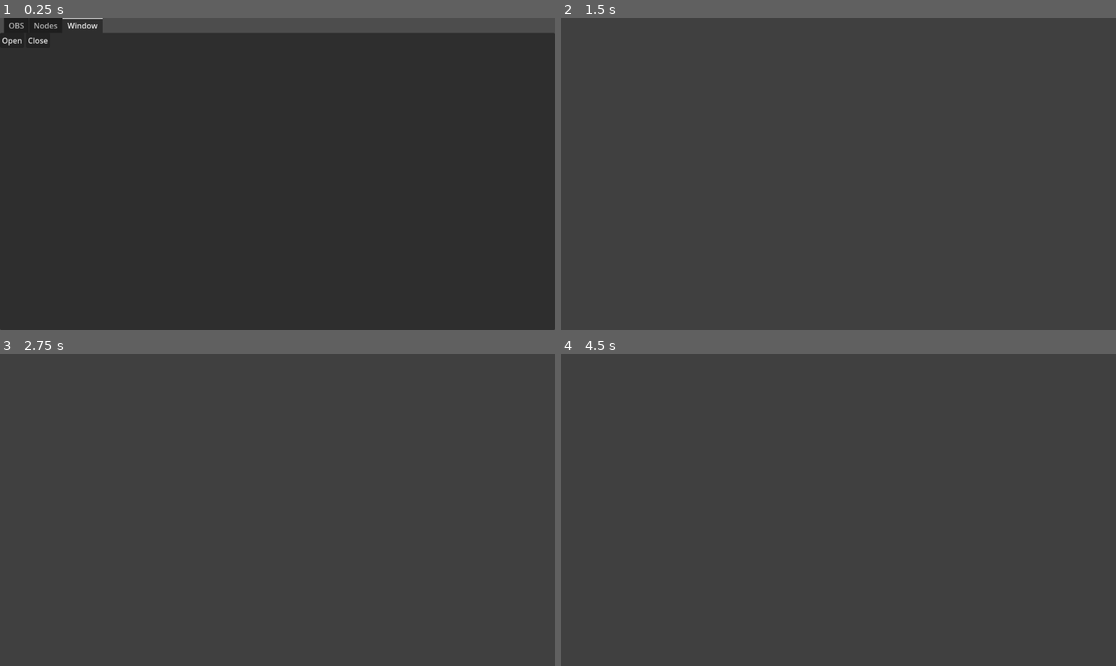
Above: before the commit, frames 1-4 (two rows, left to right).
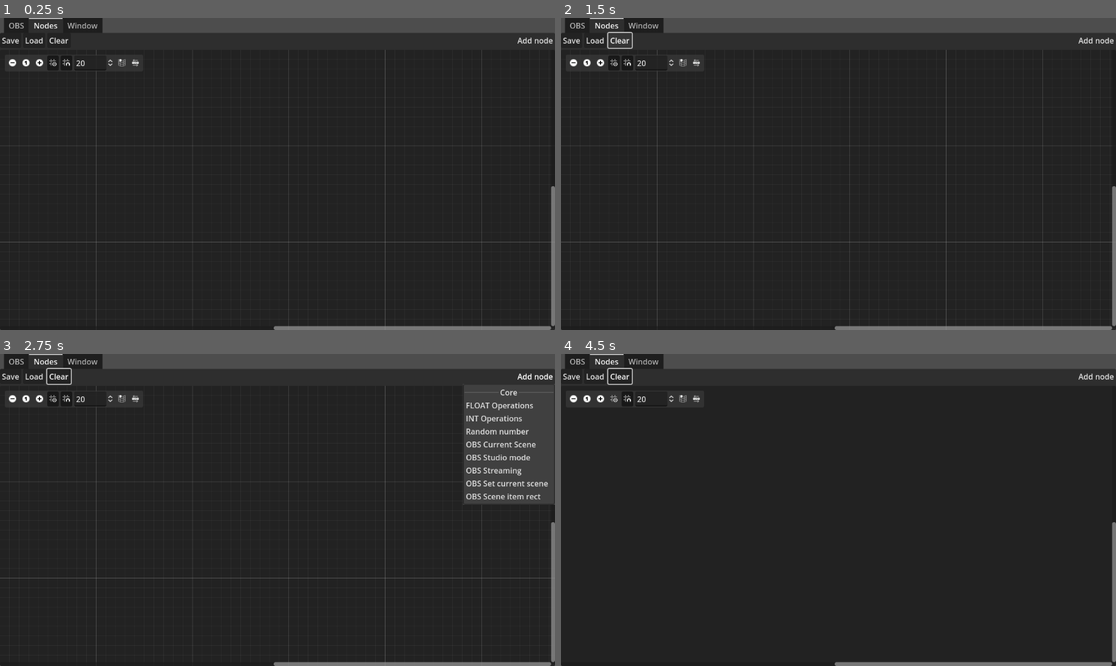
Above: after the commit, the same moments.

Repository: open-source-church/hirondelle-godot
Game: Godot game, scene res://scenes/controls/test.tscn
Two runs of this game, one before a commit and one after it. Both use one fixed random seed, a clock stepped at 60 frames per second and the inputs below. The project has no main scene, so this scene is started directly.
Inputs (mouse positions are in pixels of both pictures, inside the frame that each line leads up to):
- Up to frame 1 (0.25 s): no input
- Up to frame 2 (1.5 s): click (572, 39) at 0.5 s, where only the run before the commit has a clickable "Open"; click (622, 39) at 1.25 s, where only the run after the commit has a clickable "Clear"
- Up to frame 3 (2.75 s): click (532, 375) at 2 s, where only the run after the commit has a clickable "Add node"
- Up to frame 4 (4.5 s): click (572, 397) at 2.77 s; click (599, 397) at 3.52 s; click (616, 397) at 4.27 s

The runs differ from the first frame. In frame 1, 1.9% of the frame differs, in the area x 0-100%, y 0-100%; in frame 2, 82%; in frame 3, 77%; in frame 4, 90%.

Commit message:
Tweaks nodes, add Vec2, better options

Diff:
--- a/globals/global.gd
+++ b/globals/global.gd
@@ -13,5 +13,6 @@
 	preload("res://scenes/nodes/OBS/node_obs_current_scene_changed.gd"),
 	preload("res://scenes/nodes/OBS/node_obs_studio_mode.gd"),
 	preload("res://scenes/nodes/OBS/node_obs_streaming.gd"),
-	preload("res://scenes/nodes/OBS/node_obs_set_current_scene.gd")
+	preload("res://scenes/nodes/OBS/node_obs_set_current_scene.gd"),
+	preload("res://scenes/nodes/OBS/node_obs_scene_item_rect.gd")
 ]
--- a/scenes/controls/test.tscn
+++ b/scenes/controls/test.tscn
@@ -33,14 +33,13 @@
 anchor_bottom = 1.0
 grow_horizontal = 2
 grow_vertical = 2
-current_tab = 2
+current_tab = 1
 
 [node name="OBS" parent="TabContainer" instance=ExtResource("2_v0q7l")]
 visible = false
 layout_mode = 2
 
 [node name="Nodes" type="VBoxContainer" parent="TabContainer"]
-visible = false
 layout_mode = 2
 metadata/_tab_index = 1
 
@@ -89,6 +88,7 @@
 texture = SubResource("GradientTexture2D_xb823")
 
 [node name="Window" parent="TabContainer" instance=ExtResource("5_65jdw")]
+visible = false
 layout_mode = 2
 
 [connection signal="child_entered_tree" from="TabContainer/Nodes/GraphEdit" to="TabContainer/Nodes/GraphEdit" method="on_child_enter_tree"]
--- a/scenes/nodes/OBS/node_obs_current_scene_changed.gd
+++ b/scenes/nodes/OBS/node_obs_current_scene_changed.gd
@@ -22,6 +22,12 @@
 	}
 	G.OBS.current_program_scene_changed.connect(_program_scene_changed)
 	G.OBS.current_preview_scene_changed.connect(_preview_scene_changed)
+	var _scene = await G.OBS.send_request("GetCurrentProgramScene")
+	if _scene:
+		VALS.program.value = _scene.sceneName
+	_scene = await G.OBS.send_request("GetCurrentPreviewScene")
+	if _scene:
+		VALS.program.value = _scene.sceneName
 
 func _program_scene_changed(new_name, _uuid):
 	VALS.program.value = new_name
--- /dev/null
+++ b/scenes/nodes/OBS/node_obs_scene_item_rect.gd
@@ -0,0 +1,72 @@
+extends HBaseNode
+
+static var _title = "OBS Scene item rect"
+static var _type = "obs/scene_item_rect"
+
+func _init() -> void:
+	title = _title
+	type = _type
+	COMPONENTS = {
+		"scene": Port.new({
+			"type": G.graph.TYPES.TEXT,
+			"side": INPUT
+		}),
+		"source": Port.new({
+			"type": G.graph.TYPES.TEXT,
+			"side": INPUT
+		}),
+		"itemId": Port.new({
+			"type": G.graph.TYPES.INT,
+			"side": INPUT
+		}),
+		"pos": Port.new({
+			"type": G.graph.TYPES.VEC2,
+			"side": OUTPUT,
+		}),
+		"size": Port.new({
+			"type": G.graph.TYPES.VEC2,
+			"side": OUTPUT
+		}),
+		"bounds": Port.new({
+			"type": G.graph.TYPES.VEC2,
+			"side": OUTPUT
+		}),
+	}
+
+	G.OBS.scene_list_changed.connect(_update_scene_list)
+	var r = await G.OBS.send_request("GetSceneList")
+	_update_scene_list(r.scenes)
+
+
+func _update_scene_list(scenes : Array):
+	scenes.reverse()
+	VALS.scene.options = scenes.map(func (s): return s.sceneName)
+
+var _last_sceneItemId
+func update() -> void:
+	# Update scene items
+	var r = await G.OBS.send_request("GetSceneItemList", { "sceneName": VALS.scene.value })
+
+	if r and _last_port_changed == "scene":
+		VALS.source.options = r.sceneItems.map(func (s): return s.sourceName )
+		VALS.itemId.options = r.sceneItems.map(func (s): return s.sceneItemId )
+
+	# Sync sourceName and sceneItemId
+	if r and _last_port_changed == "source":
+		VALS.itemId.value = r.sceneItems.filter(func (i): return i.sourceName == VALS.source.value).front().sceneItemId
+	elif r and _last_port_changed == "itemId":
+		VALS.source.value = r.sceneItems.filter(func (i): return i.sceneItemId == VALS.itemId.value).front().sourceName
+
+	if _last_port_changed in ["pos", "size"]:
+		pass
+	else:
+		var rect = await G.OBS.send_request("GetSceneItemTransform", { "sceneName": VALS.scene.value, "sceneItemId": VALS.itemId.value })
+		if rect:
+			VALS.pos.value = Vector2(rect.sceneItemTransform.positionX, rect.sceneItemTransform.positionY)
+			VALS.size.value = Vector2(
+				rect.sceneItemTransform.width -
+					(rect.sceneItemTransform.cropLeft + rect.sceneItemTransform.cropRight) * rect.sceneItemTransform.scaleX,
+				rect.sceneItemTransform.height -
+					(rect.sceneItemTransform.cropTop + rect.sceneItemTransform.cropBottom) * rect.sceneItemTransform.scaleY
+			)
+			VALS.bounds.value = Vector2(rect.sceneItemTransform.boundsWidth, rect.sceneItemTransform.boundsHeight)
--- a/scenes/nodes/OBS/node_obs_set_current_scene.gd
+++ b/scenes/nodes/OBS/node_obs_set_current_scene.gd
@@ -30,6 +30,7 @@
 	_update_scene_list(r.scenes)
 
 func _update_scene_list(scenes : Array):
+	scenes.reverse()
 	VALS.program.options = scenes.map(func (s): return s.sceneName)
 	VALS.preview.options = scenes.map(func (s): return s.sceneName)
 
--- a/scenes/nodes/base_node.gd
+++ b/scenes/nodes/base_node.gd
@@ -66,7 +66,7 @@
 			slot.value = c.default
 		VALS[_name] = slot
 		if c.side in [INPUT, BOTH, NONE]:
-			slot.value_changed.connect(_update, CONNECT_DEFERRED)
+			slot.value_changed.connect(_update.bind(_name), CONNECT_DEFERRED)
 		if c.side in [OUTPUT, BOTH]:
 			slot.value_changed.connect(propagate_value.bind(_name), CONNECT_DEFERRED)
 
@@ -84,6 +84,8 @@
 
 	update()
 	update_slots()
+
+	print("Finished setup")
 
 func on_port_clicked(port_name : String) -> void:
 	var val = VALS[port_name]
@@ -108,11 +110,13 @@
 			set_slot_color_right(slot_index, G.graph.colors[c.type])
 			slot_index += 1
 
-func _update() -> void:
+var _last_port_changed := ""
+func _update(_last_changed := "") -> void:
 	#await get_tree().process_frame
 	#print(Time.get_ticks_msec(), " _UPDATE")
 
 	# Process node values
+	_last_port_changed = _last_changed
 	update()
 
 	# If necessary
--- a/scenes/nodes/core/node_operator_float.gd
+++ b/scenes/nodes/core/node_operator_float.gd
@@ -8,7 +8,7 @@
 	type = _type
 	COMPONENTS = {
 		"operator": Port.new({
-			"type": G.graph.TYPES.TEXT_LIST,
+			"type": G.graph.TYPES.TEXT,
 			"default": "Add",
 			"side": NONE,
 			"options": ["Add", "Substract", "Multiply", "Divide", "Power"]
--- a/scenes/nodes/core/node_operator_int.gd
+++ b/scenes/nodes/core/node_operator_int.gd
@@ -9,7 +9,7 @@
 	type = _type
 	COMPONENTS = {
 		"operator": Port.new({
-			"type": G.graph.TYPES.TEXT_LIST,
+			"type": G.graph.TYPES.TEXT,
 			"default": "Add",
 			"side": NONE,
 			"options": ["Add", "Substract", "Multiply", "Divide", "Modulo", "Power"]
--- a/scenes/nodes/graph_edit_test.gd
+++ b/scenes/nodes/graph_edit_test.gd
@@ -21,7 +21,8 @@
 	TYPES.INT: Color.YELLOW,
 	TYPES.COLOR: Color.BLUE,
 	TYPES.FLOAT: Color.ORANGE,
-	TYPES.BOOL: Color.PURPLE
+	TYPES.BOOL: Color.CYAN,
+	TYPES.VEC2: Color.BROWN
 }
 
 @export var add_node_button : MenuButton
--- a/scenes/nodes/ports/base_port.gd
+++ b/scenes/nodes/ports/base_port.gd
@@ -14,6 +14,7 @@
 @onready var label: Label = $Label
 @onready var label_flow: Label = $LabelFlow
 @onready var label_flow_2: Label = $LabelFlow2
+@onready var vec_2: HBoxContainer = $Vec2
 
 enum SIDE { INPUT, OUTPUT, BOTH, NONE }
 @export var side : SIDE:
@@ -44,12 +45,12 @@
 signal value_changed
 
 func _ready() -> void:
-	spin_box_int.value_changed.connect(value_changed.emit.unbind(1))
-	spin_box_float.value_changed.connect(value_changed.emit.unbind(1))
-	line_edit.text_changed.connect(value_changed.emit.unbind(1))
-	color_picker_button.color_changed.connect(value_changed.emit.unbind(1))
-	option_button.item_selected.connect(value_changed.emit.unbind(1))
-	check_button.toggled.connect(value_changed.emit.unbind(1))
+	#spin_box_int.value_changed.connect(value_changed.emit.unbind(1))
+	#spin_box_float.value_changed.connect(value_changed.emit.unbind(1))
+	#line_edit.text_changed.connect(value_changed.emit.unbind(1))
+	#color_picker_button.color_changed.connect(value_changed.emit.unbind(1))
+	#option_button.item_selected.connect(value_changed.emit.unbind(1))
+	#check_button.toggled.connect(value_changed.emit.unbind(1))
 
 	spin_box_float.value_changed.connect(func(_value:float):
 		spin_box_float.get_line_edit().text = '%.2f' % _value
@@ -58,10 +59,16 @@
 	label.text = "%s:" % name
 	label_flow.text = "%s" % name
 
+var _last_value
+func _process(_delta: float) -> void:
+	if value != _last_value:
+		value_changed.emit()
+		_last_value = value
+
 func update_view():
 
 	option_button.visible = options.size()
-	spin_box_int.visible = type == HGraphEdit.TYPES.INT
+	spin_box_int.visible = not options.size() and type == HGraphEdit.TYPES.INT
 	spin_box_float.visible = type == HGraphEdit.TYPES.FLOAT
 	line_edit.visible = not options.size() and type == HGraphEdit.TYPES.TEXT
 	color_picker_button.visible = type == HGraphEdit.TYPES.COLOR
@@ -69,57 +76,78 @@
 	label.visible = type != HGraphEdit.TYPES.FLOW
 	label_flow.visible = type == HGraphEdit.TYPES.FLOW
 	label_flow_2.visible = type == HGraphEdit.TYPES.FLOW
+	vec_2.visible = type == HGraphEdit.TYPES.VEC2
 
 
 var value: get=_get_value, set=_set_value
 
 func _get_value() -> Variant:
+	if options:
+		return options[option_button.selected].value
 	if type == HGraphEdit.TYPES.INT:
 		return int(spin_box_int.value)
 	if type == HGraphEdit.TYPES.FLOAT:
 		return spin_box_float.value
 	if type == HGraphEdit.TYPES.TEXT:
-		if not options:
-			return line_edit.text
-		else:
-			return option_button.get_item_text(option_button.selected)
+		return line_edit.text
 	if type == HGraphEdit.TYPES.COLOR:
 		return color_picker_button.color
 	if type == HGraphEdit.TYPES.TEXT_LIST:
-		return option_button.get_item_text(option_button.selected)
+		#return option_button.get_item_text(option_button.selected)
+		return options[option_button.selected].value
 	if type == HGraphEdit.TYPES.BOOL:
 		return check_button.button_pressed
+	if type == HGraphEdit.TYPES.VEC2:
+		return vec_2.value
 	return null
 
 func _set_value(val):
 	var changed = val != value
 	if not changed: return
+	if options:
+		set_option(val)
+		return
+
 	if type == HGraphEdit.TYPES.INT:
 		spin_box_int.value = val
 	if type == HGraphEdit.TYPES.FLOAT:
 		spin_box_float.value = val
 	if type == HGraphEdit.TYPES.TEXT:
-		if options: set_option(val)
-		else: line_edit.text = val
+		line_edit.text = val
 	if type == HGraphEdit.TYPES.COLOR:
 		color_picker_button.color = val
 	if type == HGraphEdit.TYPES.TEXT_LIST:
 		set_option(val)
 	if type == HGraphEdit.TYPES.BOOL:
 		check_button.button_pressed = val
-	value_changed.emit()
+	if type == HGraphEdit.TYPES.VEC2:
+		vec_2.value = val
+	#value_changed.emit()
 
 func set_option(val):
-	for i in option_button.item_count:
-		if option_button.get_item_text(i) == val:
+	for i in options.size():
+		if options[i].value == val:
 			option_button.select(i)
 			return
+	#for i in option_button.item_count:
+		#if option_button.get_item_text(i) == val:
+			#option_button.select(i)
+			#return
 
 var options:Array : set=_set_options
 
+## _options is either an Array of value, or an Array of Dictionary { "label": lbl, "value": val }
 func _set_options(_options):
+	if _options and _options[0] is Dictionary:
+		pass
+	elif _options and _options[0]:
+		_options = _options.map(func (o): return { "label": o, "value": o })
+	else:
+		_options = []
+	if _options == options:
+		return
 	options = _options
 	option_button.clear()
-	for o in _options:
-		option_button.add_item(o)
+	for o in options:
+		option_button.add_item(str(o.label))
 	update_view()
--- a/scenes/nodes/ports/base_port.tscn
+++ b/scenes/nodes/ports/base_port.tscn
@@ -1,6 +1,7 @@
-[gd_scene load_steps=4 format=3 uid="uid://clrxesv0w4k2o"]
+[gd_scene load_steps=5 format=3 uid="uid://clrxesv0w4k2o"]
 
 [ext_resource type="Script" path="res://scenes/nodes/ports/base_port.gd" id="1_df8d5"]
+[ext_resource type="PackedScene" uid="uid://iiti84pr4epa" path="res://scenes/nodes/ports/vec_2.tscn" id="2_8l5bd"]
 
 [sub_resource type="PlaceholderTexture2D" id="PlaceholderTexture2D_x4fnf"]
 size = Vector2(0, 0)
@@ -62,6 +63,10 @@
 visible = false
 layout_mode = 2
 
+[node name="Vec2" parent="." instance=ExtResource("2_8l5bd")]
+visible = false
+layout_mode = 2
+
 [node name="ColorPickerButton" type="ColorPickerButton" parent="."]
 visible = false
 custom_minimum_size = Vector2(32, 0)
--- /dev/null
+++ b/scenes/nodes/ports/vec_2.gd
@@ -0,0 +1,14 @@
+extends HBoxContainer
+
+@onready var txt_x: LineEdit = $TxtX
+@onready var txt_y: LineEdit = $TxtY
+
+var value : Vector2:
+	set(val):
+		value = val
+		if not is_node_ready(): await ready
+		txt_x.text = str(val.x)
+		txt_y.text = str(val.y)
+
+	get():
+		return Vector2(float(txt_x.text), float(txt_y.text))
--- /dev/null
+++ b/scenes/nodes/ports/vec_2.tscn
@@ -0,0 +1,21 @@
+[gd_scene load_steps=2 format=3 uid="uid://iiti84pr4epa"]
+
+[ext_resource type="Script" path="res://scenes/nodes/ports/vec_2.gd" id="1_g8xcv"]
+
+[node name="Vec2" type="HBoxContainer"]
+anchors_preset = 15
+anchor_right = 1.0
+anchor_bottom = 1.0
+grow_horizontal = 2
+grow_vertical = 2
+script = ExtResource("1_g8xcv")
+
+[node name="TxtX" type="LineEdit" parent="."]
+layout_mode = 2
+text = "0"
+alignment = 1
+
+[node name="TxtY" type="LineEdit" parent="."]
+layout_mode = 2
+text = "0"
+alignment = 1
